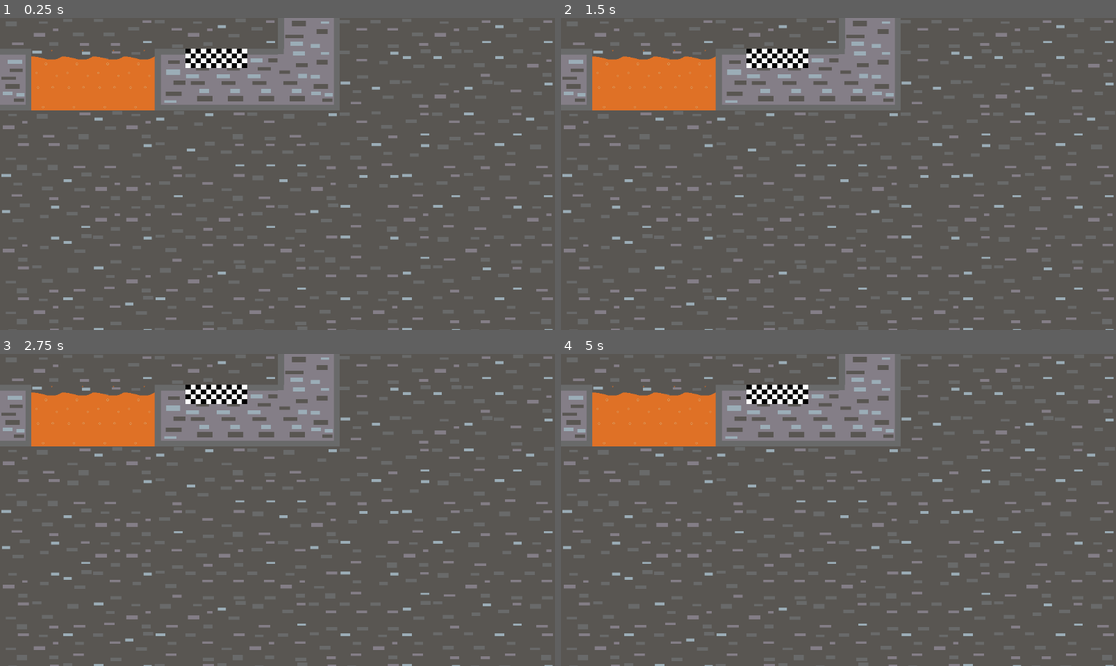
Above: before the commit, frames 1-4 (two rows, left to right).
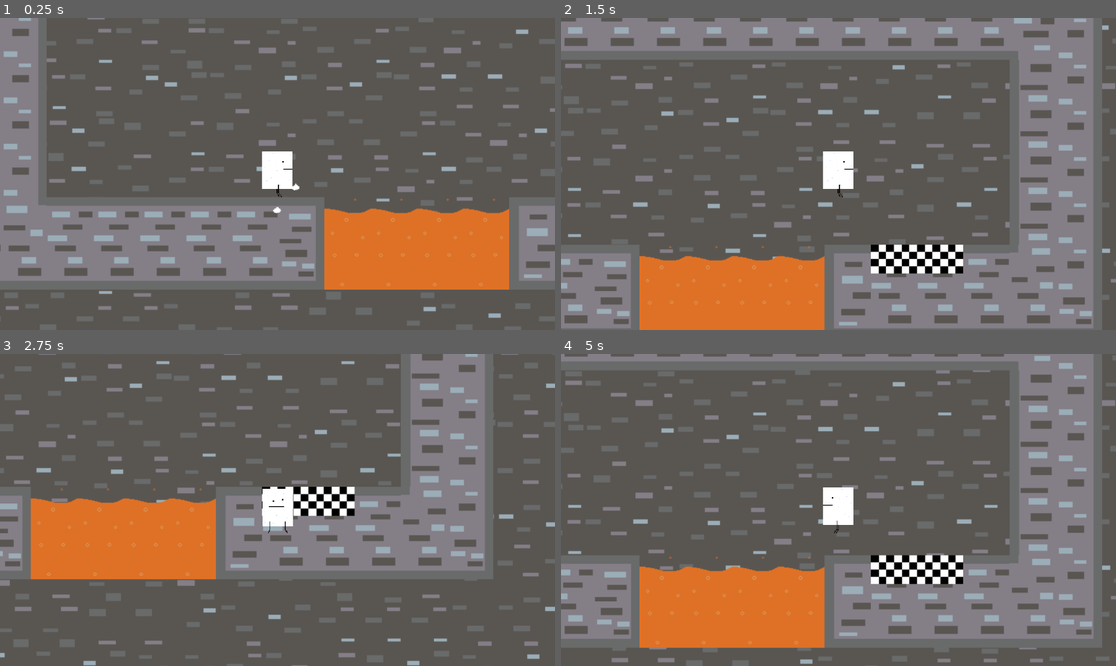
Above: after the commit, the same moments.

Repository: Reicher/soy-boy
Game: Godot game, scene res://scene/level/level2.tscn
Same seed, same stepped clock (60 frames per second), same inputs: the game is played once before the commit and once after it. This scene is started directly instead of the project's main scene.
Inputs:
- Up to frame 1 (0.25 s): no input
- Up to frame 2 (1.5 s): tap Enter (ui_accept) at 0.5, 0.77 s; hold Right (ui_right) from 0.53 s (still down)
- Up to frame 3 (2.75 s): tap Enter (ui_accept) at 1.52 s; release Right (ui_right) at 2.03 s; hold Left (ui_left) from 2.03 s (still down)
- Up to frame 4 (5 s): release Left (ui_left) at 2.78 s; hold Right (ui_right) 2.78-4.28 s; tap Enter (ui_accept) at 3.02, 3.77, 4.52 s; hold Left (ui_left) from 4.28 s (still down)

The runs differ from the first frame. In frame 1, 39% of the frame differs, in the area x 0-100%, y 0-100%; in frame 2, 49%; in frame 3, 39%; in frame 4, 45%.

Commit message:
cleanup simplifications

Diff:
--- a/scene/baseLevel.tscn
+++ b/scene/baseLevel.tscn
@@ -240,20 +240,17 @@
 0:3/animation_frame_1/duration = 1.0
 0:3/animation_frame_2/duration = 1.0
 0:3/0 = 0
-0:3/0/physics_layer_1/polygon_0/points = PackedVector2Array(-32, -14, 32, -13.5, 32, 32, -32, 32)
 0:4/animation_columns = 3
 0:4/animation_speed = 7.0
 0:4/animation_frame_0/duration = 1.0
 0:4/animation_frame_1/duration = 1.0
 0:4/animation_frame_2/duration = 1.0
 0:4/0 = 0
-0:4/0/physics_layer_1/polygon_0/points = PackedVector2Array(-32, -32, 32, -32, 32, 32, -32, 32)
 3:2/0 = 0
 
 [sub_resource type="TileSet" id="TileSet_p8toy"]
 tile_size = Vector2i(64, 64)
 physics_layer_0/collision_layer = 1
-physics_layer_1/collision_layer = 2
 terrain_set_0/mode = 0
 terrain_set_0/terrain_0/name = "platform"
 terrain_set_0/terrain_0/color = Color(0.5, 0.34375, 0.25, 1)
--- a/script/level.gd
+++ b/script/level.gd
@@ -3,11 +3,19 @@
 signal lost
 signal win
 
+var soyboy_scene = preload("res://scene/soyBoy.tscn")
+var soyboy
+
+func _ready() -> void:
+	soyboy = soyboy_scene.instantiate()
+	soyboy.position = Vector2(0, 0)
+	add_child(soyboy)
+
 func _on_goal_body_entered(body: Node2D) -> void:
-	if body.name == "SoyBoy":
+	if body == soyboy:
 		emit_signal("win")
 
 
 func _on_game_over_body_entered(body: Node2D) -> void:
-	if body.name == "SoyBoy":
+	if body == soyboy:
 		emit_signal("lost")
--- a/script/levelManager.gd
+++ b/script/levelManager.gd
@@ -3,8 +3,6 @@
 var levels = []
 var current_level
 var currentLevelNum = 1
-var soyboy_scene = preload("res://scene/soyBoy.tscn")
-var soyboy
 
 func _ready() -> void:
 	load_levels()
@@ -29,23 +27,16 @@
 	# Clean up previous instances
 	if current_level:
 		current_level.queue_free()
-	if soyboy:
-		soyboy.queue_free()
 
 	# Load the new level
 	if level_num > levels.size():
 		print("No more levels!")
 		return
+
 	current_level = levels[level_num - 1].instantiate()
 	current_level.win.connect(_on_level_win)
 	current_level.lost.connect(_on_level_lost)
 	add_child(current_level)
-
-	# Instantiate SoyBoy
-	soyboy = soyboy_scene.instantiate()
-	soyboy.position = Vector2(0, 0)  # Or use spawn point logic as shown above
-	soyboy.name = "SoyBoy"
-	current_level.add_child(soyboy)
 
 func _on_level_win() -> void:
 	print("Level won!")
